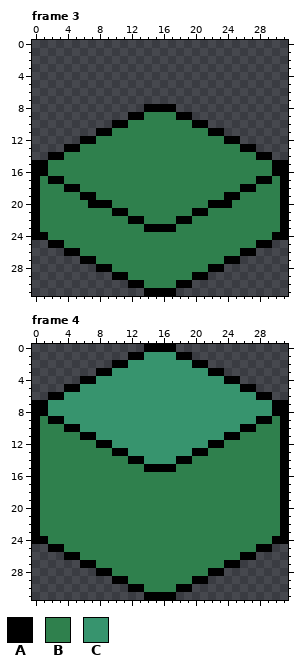
Pixel-art file -- assets/tiles.aseprite. The first picture shows the starting point.
32x32 pixels, 7 frames. Shown: frame 3, frame 4. The commit also changed other frames, which this record leaves out.
Palette (. is transparent): A #000000  B #2f804d  C #37946e
Pixels before, frame 3, first column x 0:
 8 ..............AAAA..............
 9 ............AABBBBAA............
10 ..........AABBBBBBBBAA..........
11 ........AABBBBBBBBBBBBAA........
12 ......AABBBBBBBBBBBBBBBBAA......
13 ....AABBBBBBBBBBBBBBBBBBBBAA....
14 ..AABBBBBBBBBBBBBBBBBBBBBBBBAA..
15 AABBBBBBBBBBBBBBBBBBBBBBBBBBBBAA
16 AABBBBBBBBBBBBBBBBBBBBBBBBBBBBAA
17 ABAABBBBBBBBBBBBBBBBBBBBBBBBAABA
18 ABBBAABBBBBBBBBBBBBBBBBBBBAABBBA
19 ABBBBBAABBBBBBBBBBBBBBBBAABBBBBA
20 ABBBBBBAAABBBBBBBBBBBBAAABBBBBBA
21 ABBBBBBBBBAABBBBBBBBAABBBBBBBBBA
22 ABBBBBBBBBBBAABBBBAABBBBBBBBBBBA
23 ABBBBBBBBBBBBBAAAABBBBBBBBBBBBBA
24 AABBBBBBBBBBBBBBBBBBBBBBBBBBBBAA
25 ..AABBBBBBBBBBBBBBBBBBBBBBBBAA..
26 ....AABBBBBBBBBBBBBBBBBBBBAA....
27 ......AABBBBBBBBBBBBBBBBAA......
28 ........AABBBBBBBBBBBBAA........
29 ..........AABBBBBBBBAA..........
30 ............AABBBBAA............
31 ..............AAAA..............
Pixels before, frame 4, first column x 0:
 0 ..............AAAA..............
 1 ............AACCCCAA............
 2 ..........AACCCCCCCCAA..........
 3 ........AACCCCCCCCCCCCAA........
 4 ......AACCCCCCCCCCCCCCCCAA......
 5 ....AACCCCCCCCCCCCCCCCCCCCAA....
 6 ..AACCCCCCCCCCCCCCCCCCCCCCCCAA..
 7 AACCCCCCCCCCCCCCCCCCCCCCCCCCCCAA
 8 AACCCCCCCCCCCCCCCCCCCCCCCCCCCCAA
 9 ABAACCCCCCCCCCCCCCCCCCCCCCCCAABA
10 ABBBAACCCCCCCCCCCCCCCCCCCCAABBBA
11 ABBBBBAACCCCCCCCCCCCCCCCAABBBBBA
12 ABBBBBBBAACCCCCCCCCCCCAABBBBBBBA
13 ABBBBBBBBBAACCCCCCCCAABBBBBBBBBA
14 ABBBBBBBBBBBAACCCCAABBBBBBBBBBBA
15 ABBBBBBBBBBBBBAAAABBBBBBBBBBBBBA
16 ABBBBBBBBBBBBBBBBBBBBBBBBBBBBBBA
17 ABBBBBBBBBBBBBBBBBBBBBBBBBBBBBBA
18 ABBBBBBBBBBBBBBBBBBBBBBBBBBBBBBA
19 ABBBBBBBBBBBBBBBBBBBBBBBBBBBBBBA
20 ABBBBBBBBBBBBBBBBBBBBBBBBBBBBBBA
21 ABBBBBBBBBBBBBBBBBBBBBBBBBBBBBBA
22 ABBBBBBBBBBBBBBBBBBBBBBBBBBBBBBA
23 ABBBBBBBBBBBBBBBBBBBBBBBBBBBBBBA
24 AABBBBBBBBBBBBBBBBBBBBBBBBBBBBAA
25 ..AABBBBBBBBBBBBBBBBBBBBBBBBAA..
26 ....AABBBBBBBBBBBBBBBBBBBBAA....
27 ......AABBBBBBBBBBBBBBBBAA......
28 ........AABBBBBBBBBBBBAA........
29 ..........AABBBBBBBBAA..........
30 ............AABBBBAA............
31 ..............AAAA..............
Once edited:
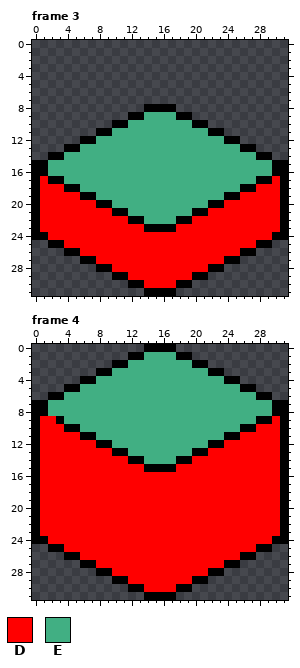
Colours new in this view: D #ff0000  E #41af83
Difference:
layer "CollisionMask" added
Changed rows in their new state; - is an unchanged pixel.
Frame 3, layers "CollisionMask", "Layer 1":
first column x 1:
 9 -------------EEEE-------------
10 -----------EEEEEEEE-----------
11 ---------EEEEEEEEEEEE---------
12 -------EEEEEEEEEEEEEEEE-------
13 -----EEEEEEEEEEEEEEEEEEEE-----
14 ---EEEEEEEEEEEEEEEEEEEEEEEE---
15 -EEEEEEEEEEEEEEEEEEEEEEEEEEEE-
16 -EEEEEEEEEEEEEEEEEEEEEEEEEEEE-
17 D--EEEEEEEEEEEEEEEEEEEEEEEE--D
18 DDD--EEEEEEEEEEEEEEEEEEEE--DDD
19 DDDDD--EEEEEEEEEEEEEEEE--DDDDD
20 DDDDDDD--EEEEEEEEEEEE--DDDDDDD
21 DDDDDDDDD--EEEEEEEE--DDDDDDDDD
22 DDDDDDDDDDD--EEEE--DDDDDDDDDDD
23 DDDDDDDDDDDDD----DDDDDDDDDDDDD
24 -DDDDDDDDDDDDDDDDDDDDDDDDDDDD-
25 ---DDDDDDDDDDDDDDDDDDDDDDDD---
26 -----DDDDDDDDDDDDDDDDDDDD-----
27 -------DDDDDDDDDDDDDDDD-------
28 ---------DDDDDDDDDDDD---------
29 -----------DDDDDDDD-----------
30 -------------DDDD-------------
Frame 4, layers "CollisionMask", "Layer 1":
first column x 1:
 1 -------------EEEE-------------
 2 -----------EEEEEEEE-----------
 3 ---------EEEEEEEEEEEE---------
 4 -------EEEEEEEEEEEEEEEE-------
 5 -----EEEEEEEEEEEEEEEEEEEE-----
 6 ---EEEEEEEEEEEEEEEEEEEEEEEE---
 7 -EEEEEEEEEEEEEEEEEEEEEEEEEEEE-
 8 -EEEEEEEEEEEEEEEEEEEEEEEEEEEE-
 9 DD-EEEEEEEEEEEEEEEEEEEEEEEE--D
10 DDD--EEEEEEEEEEEEEEEEEEEE--DDD
11 DDDDD--EEEEEEEEEEEEEEEE--DDDDD
12 DDDDDDD--EEEEEEEEEEEE--DDDDDDD
13 DDDDDDDDD--EEEEEEEE--DDDDDDDDD
14 DDDDDDDDDDD--EEEE--DDDDDDDDDDD
15 DDDDDDDDDDDDD----DDDDDDDDDDDDD
16 DDDDDDDDDDDDDDDDDDDDDDDDDDDDDD
17 DDDDDDDDDDDDDDDDDDDDDDDDDDDDDD
18 DDDDDDDDDDDDDDDDDDDDDDDDDDDDDD
19 DDDDDDDDDDDDDDDDDDDDDDDDDDDDDD
20 DDDDDDDDDDDDDDDDDDDDDDDDDDDDDD
21 DDDDDDDDDDDDDDDDDDDDDDDDDDDDDD
22 DDDDDDDDDDDDDDDDDDDDDDDDDDDDDD
23 DDDDDDDDDDDDDDDDDDDDDDDDDDDDDD
24 -DDDDDDDDDDDDDDDDDDDDDDDDDDDD-
25 ---DDDDDDDDDDDDDDDDDDDDDDDD---
26 -----DDDDDDDDDDDDDDDDDDDD-----
27 -------DDDDDDDDDDDDDDDD-------
28 ---------DDDDDDDDDDDD---------
29 -----------DDDDDDDD-----------
30 -------------DDDD-------------
Changed places in both pictures, as pixel boxes (x1, y1, x2, y2):
changed: (40, 112, 280, 288)
changed: (40, 352, 280, 592)
